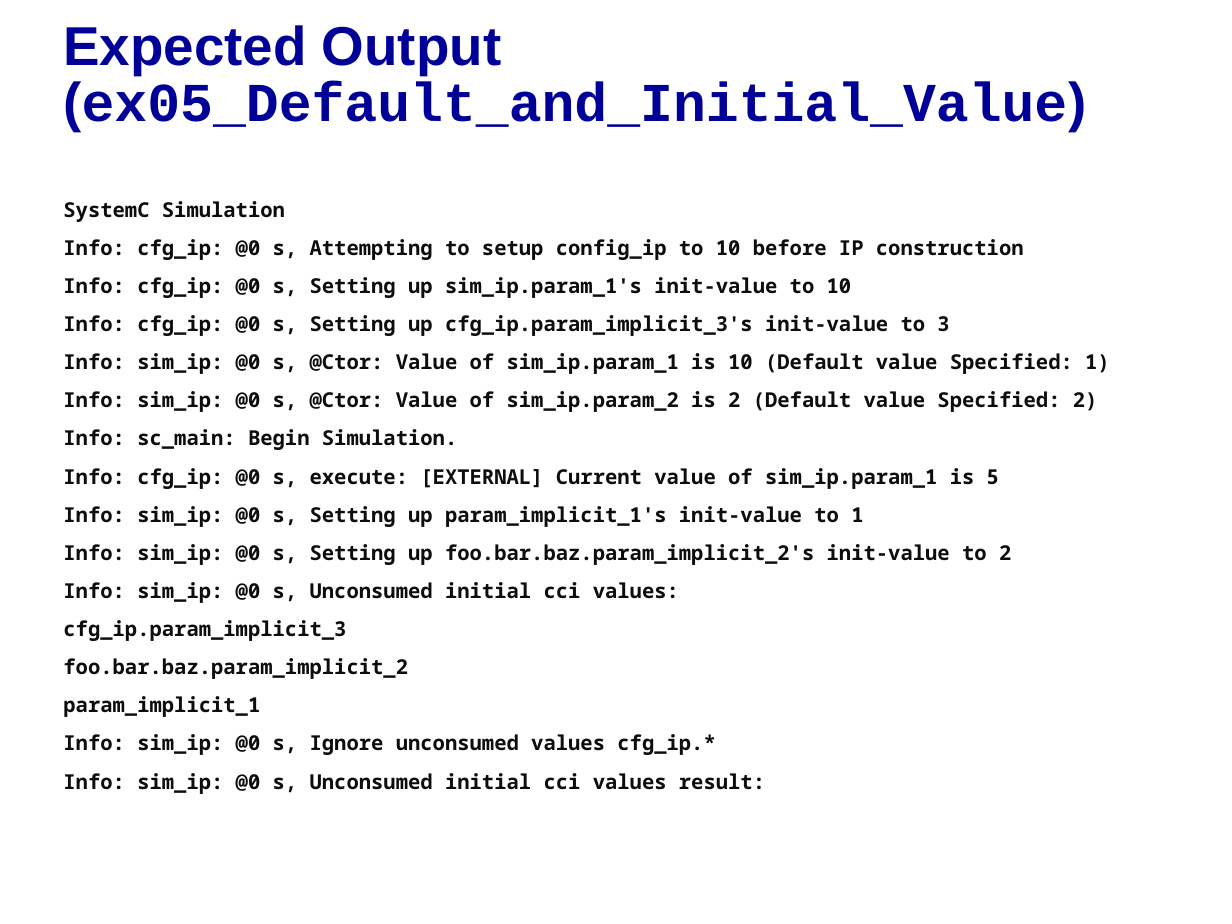
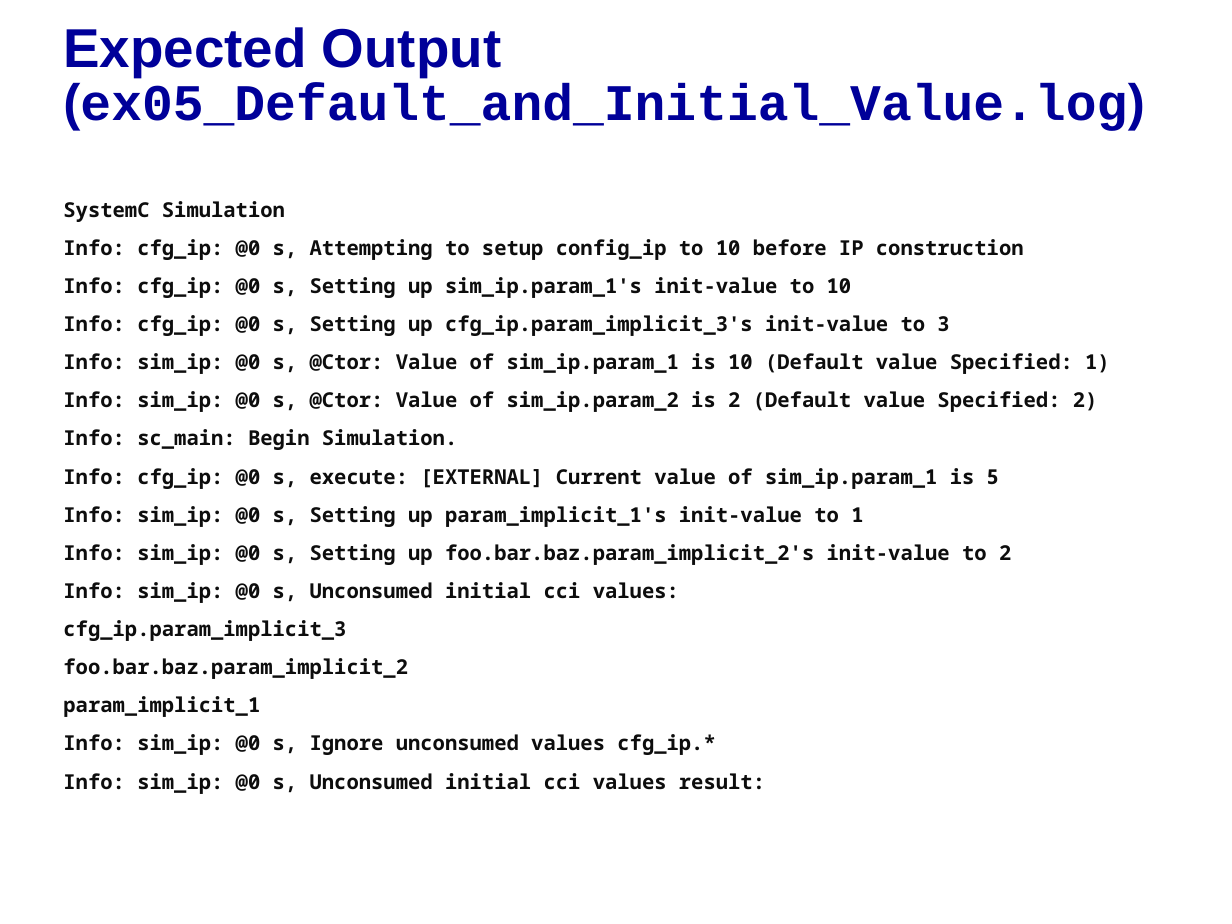
Before and after one commit to accellera-official/cci, a slide deck: slide 5 of examples/ex05_Default_and_Initial_Value/docs/ex05_Default_and_Initial_Value.ppt. Drawn at 1232x924 pixels with LibreOffice and Linux fonts; fonts in the diff are those of the drawing; background and template pictures are left out. Boxes give left, top, right and bottom in pixels: in the first picture for what was removed or moved away, otherwise in the second. Text is boxed around its words. In the diff, an @@ line names an element or a change of style, - is before the commit and + after.

```diff
--- a/examples/ex05_Default_and_Initial_Value/docs/ex05_Default_and_Initial_Value.ppt
+++ b/examples/ex05_Default_and_Initial_Value/docs/ex05_Default_and_Initial_Value.ppt
@@ text at [63, 82, 1145, 130]: text changed; size 32 to 30 pt @@
-(ex05_Default_and_Initial_Value)
+(ex05_Default_and_Initial_Value.log)
```
Also in this commit, not shown: 3 other files.
